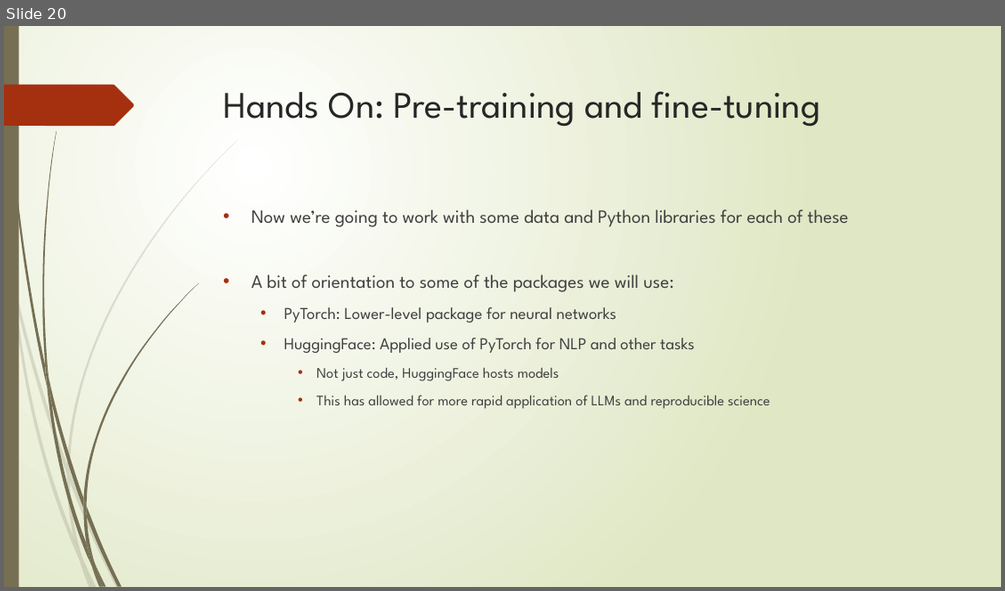
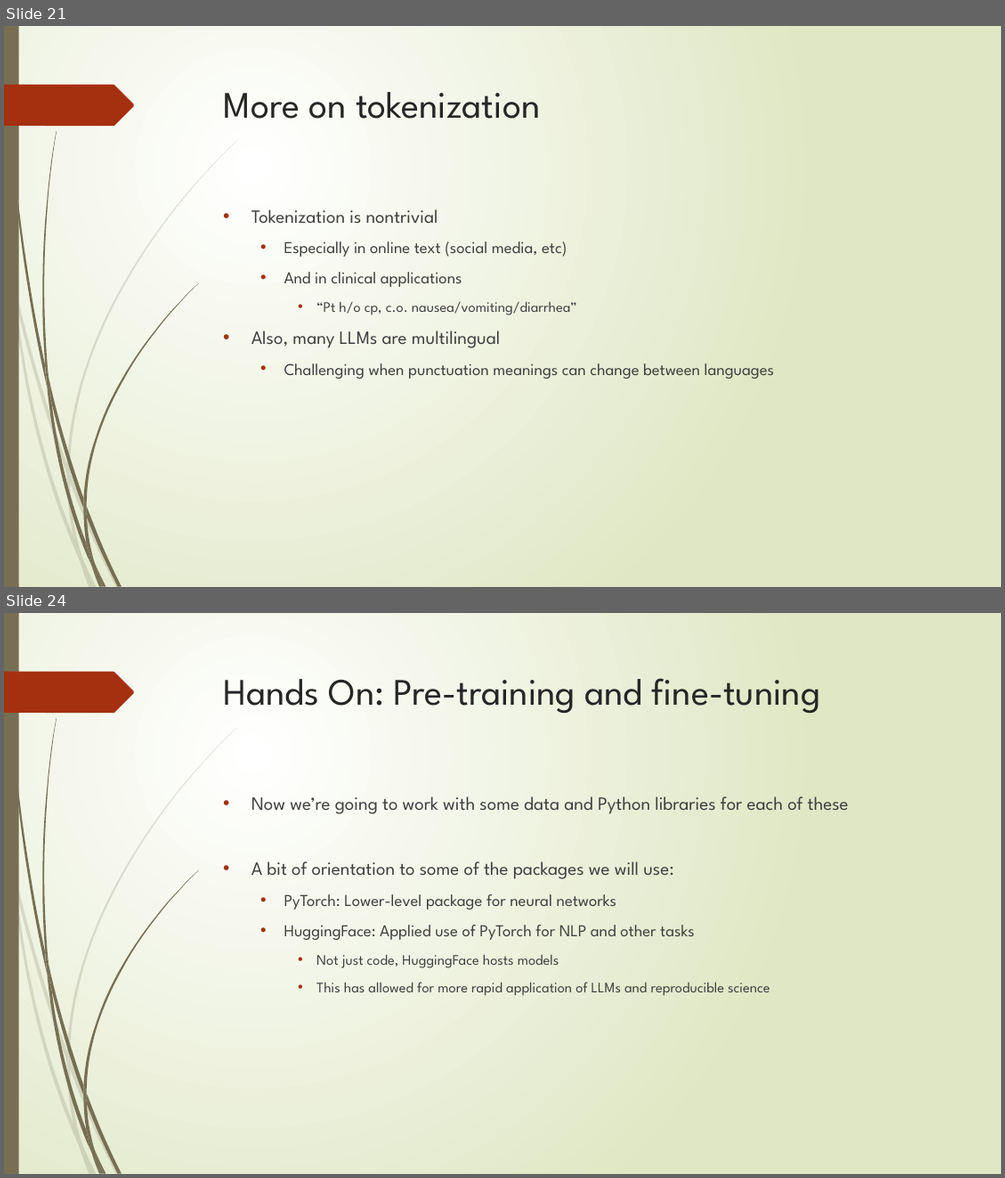
Before and after one commit to abchapman93/delphi-nlp-2024-dev, a slide deck: Slidedecks_ML/2024_Delphi_NLP_with_ML_Part_1.pptx. Shown one above the other, each under a label of ours: slide 20 before the commit, slides 21 and 24 after it; the slides between them are not shown. The pictures are 1005x591 and 1005x1178 pixels, drawn with LibreOffice and Linux fonts; fonts in the diff are those of the drawing. Boxes give left, top, right and bottom in pixels: in the first picture for what was removed or moved away, otherwise in the second. Text is boxed around its words. In the diff, an @@ line names an element or a change of style, - is before the commit and + after.

```diff
--- a/Slidedecks_ML/2024_Delphi_NLP_with_ML_Part_1.pptx
+++ b/Slidedecks_ML/2024_Delphi_NLP_with_ML_Part_1.pptx
@@ slide 21 added at <box>4,26,1001,587</box>, background gradient #FFFFFF to #DFE8C4; not listed: 24 template elements that a slide beside it also shows @@
@@ title added at <box>224,92,540,119</box>, 36 pt, text #262626 @@
+More on tokenization
@@ text added at <box>251,209,774,378</box>, 16 pt, text #404040 @@
+• Tokenization is nontrivial
+  • Especially in online text (social media, etc)
+  • And in clinical applications
+    • “Pt h/o cp, c.o. nausea/vomiting/diarrhea”
+• Also, many LLMs are multilingual
+  • Challenging when punctuation meanings can change between languages
@@ what was slide 20 is now slide 24 @@
```
Also in this commit, not shown: 3 other slides added, 1 other file.
